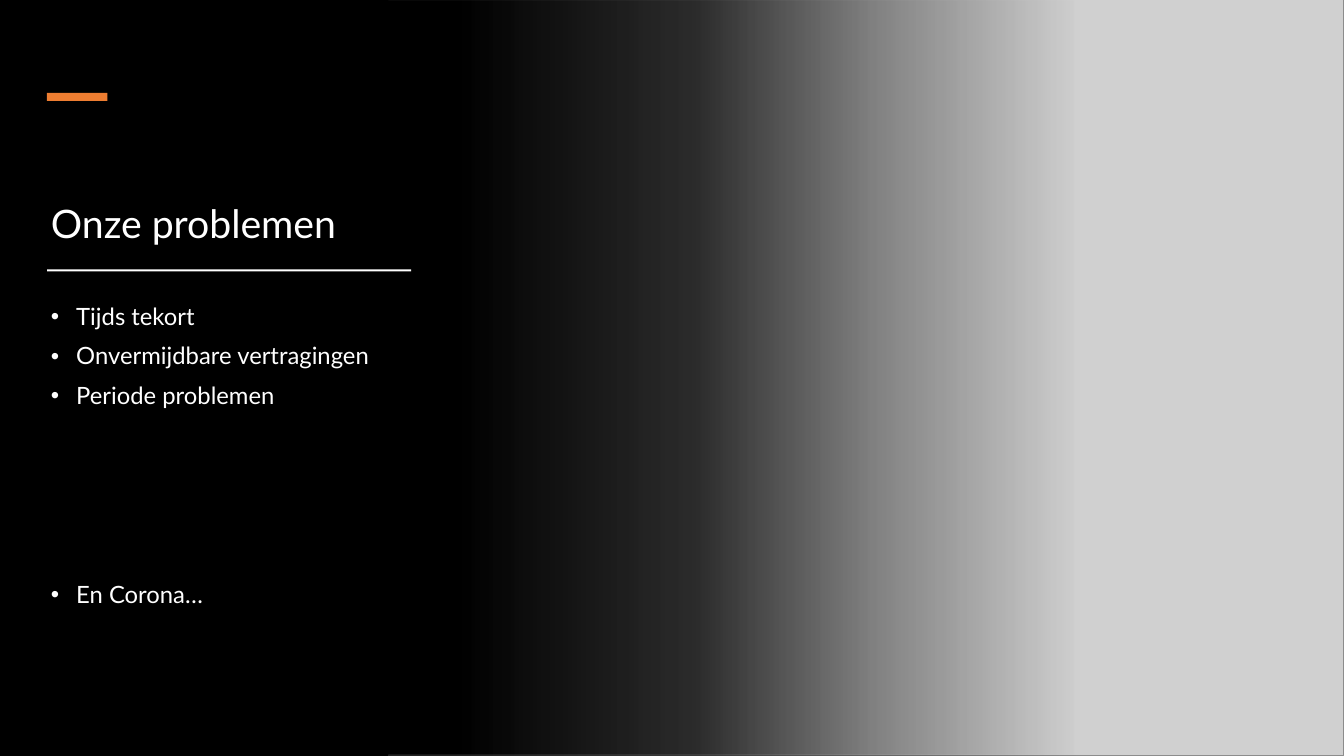
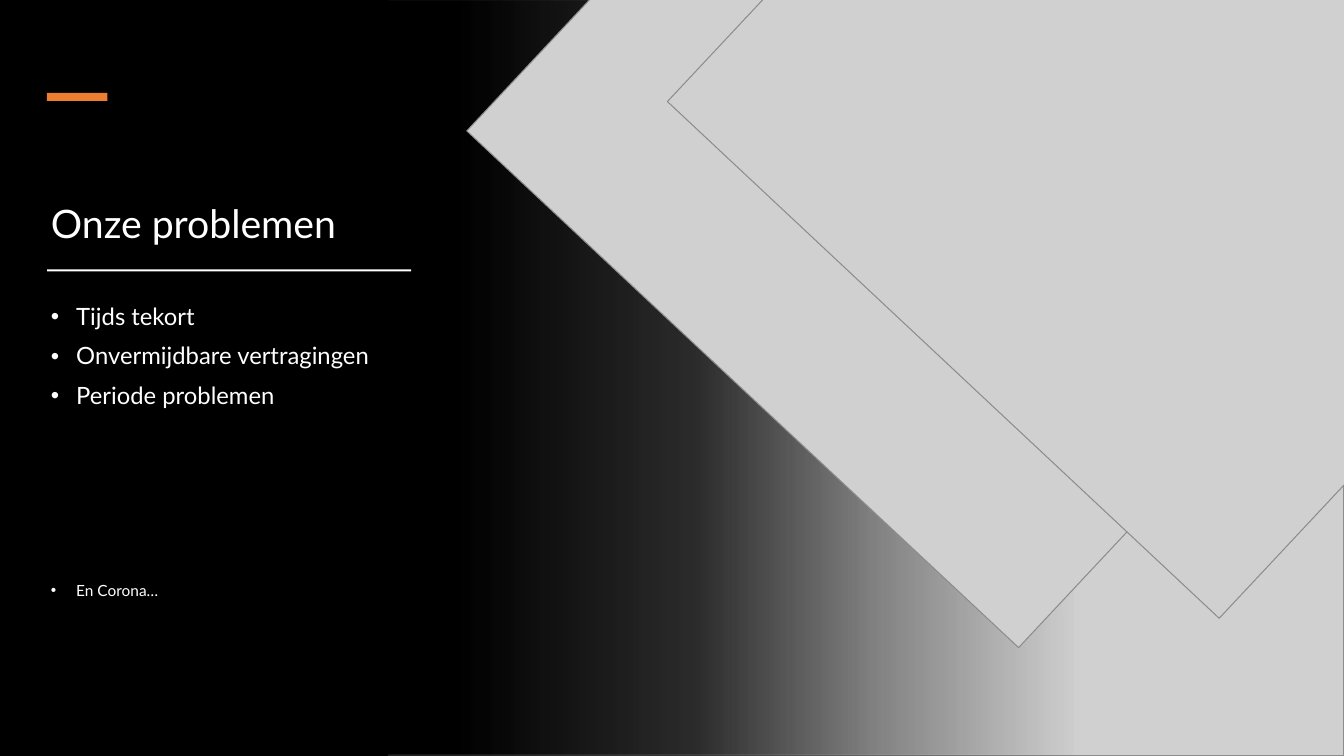
Before and after one commit to Kazuma-47/Arcade-Mechanics-BO, a slide deck: slide 5 of ideas/Arcade Game Presentatie.pptx. Drawn at 1344x756 pixels with LibreOffice and Linux fonts; fonts in the diff are those of the drawing; grey boxes stand for pictures. Boxes give left, top, right and bottom in pixels: in the first picture for what was removed or moved away, otherwise in the second. Text is boxed around its words. In the diff, an @@ line names an element or a change of style, - is before the commit and + after.

```diff
--- a/ideas/Arcade Game Presentatie.pptx
+++ b/ideas/Arcade Game Presentatie.pptx
@@ picture added at bbox=[467, 0, 1344, 647] @@
@@ picture added at bbox=[667, 0, 1344, 618] @@
@@ text at bbox=[76, 585, 158, 596]: size 17 to 11 pt in "En Corona…" @@
```
Also in this commit, not shown: 5 other slides changed, 1 slide added, 1 slide removed.
